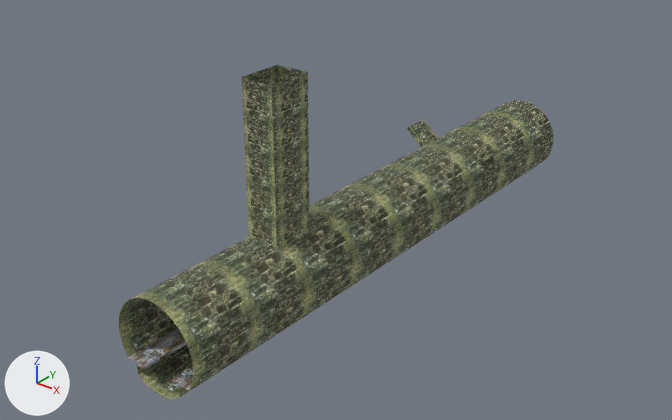
The FBX model SewerGame/Assets/Models/Sewer_Start.FBX, before and after one commit.
One viewpoint serves both versions: a camera (50 mm lens) standing at (149.0, -26.9, 30.3) and looking at (113.9, 17.0, 3.0). Arrows for +X, +Y and +Z are at lower left; the lights stay in place. Where no turn or scale is listed for an object, it has been applied to the vertices.

Names of what the first picture shows: 'Sewer_Start'.
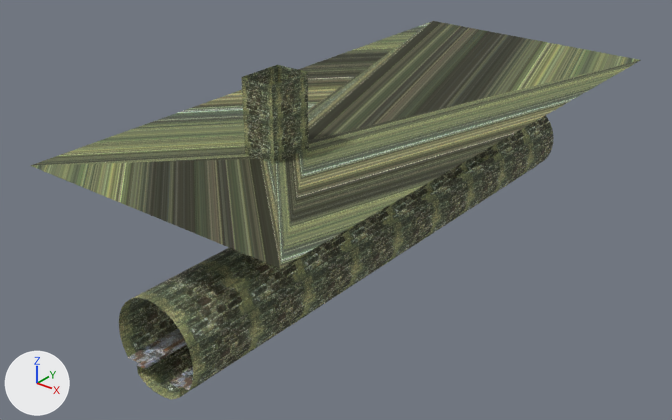
Location of each change, (x1, y1, x2, y2) in pixels of the pictures (672 x 420 px):
'Sewer_Start', reshaped (41% wider, 13% taller): before (119, 65, 553, 399); after (30, 21, 641, 399)
part 1 of me_mesh, added (green): after (30, 21, 641, 268)
part 2 of me_mesh, added (green): after (119, 65, 553, 399)

Edits to the bpy script that builds the scene:
```text
Change me_mesh:
    used by ob_sewer_start; location = (115.18, 20.18, 0.0)
    remove me_mesh.from_pydata(...)  # 244 vertices, 393 faces; spans x -4.0..4.0, y -20.4..20.4, z -1.4..14.4
    add me_mesh.from_pydata(...)  # 861 vertices, 1427 faces; spans x -9.3..9.3, y -20.4..20.4, z -1.4..14.4
    me_mesh part 1: a new loose piece of 70 vertices spanning x -9.3..9.3, y -20.4..20.4, z 9.9, in mat_stone_walls
    me_mesh part 2: 547 vertices added at x -4.0..4.0, y -20.4..20.4, z -1.4..14.4
```
